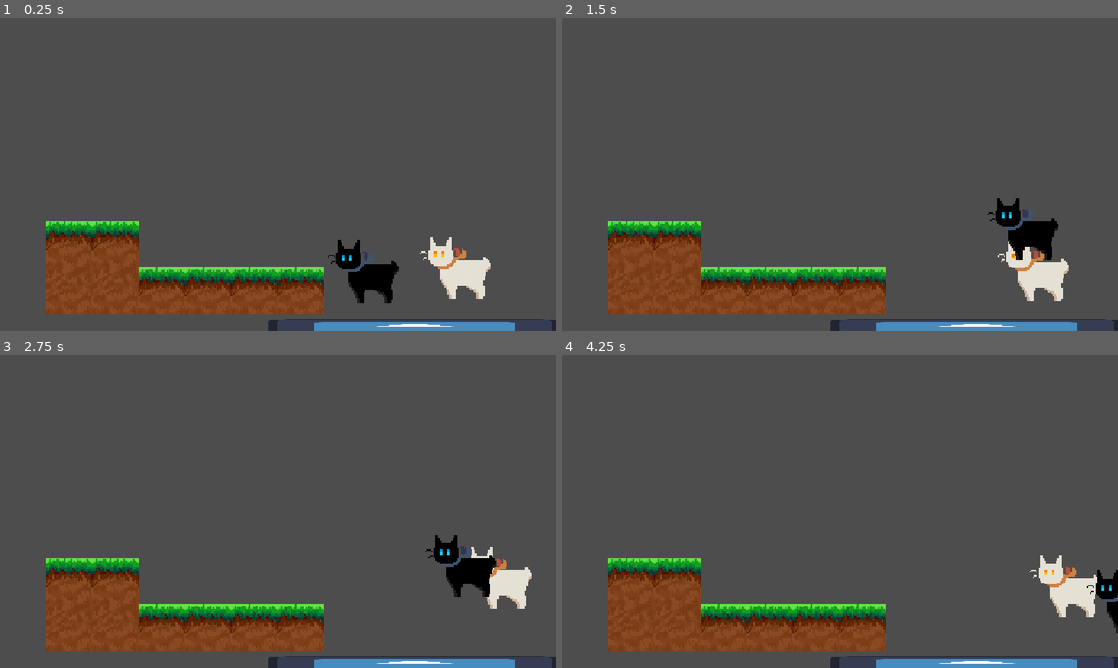
Above: before the commit, frames 1-4 (two rows, left to right).
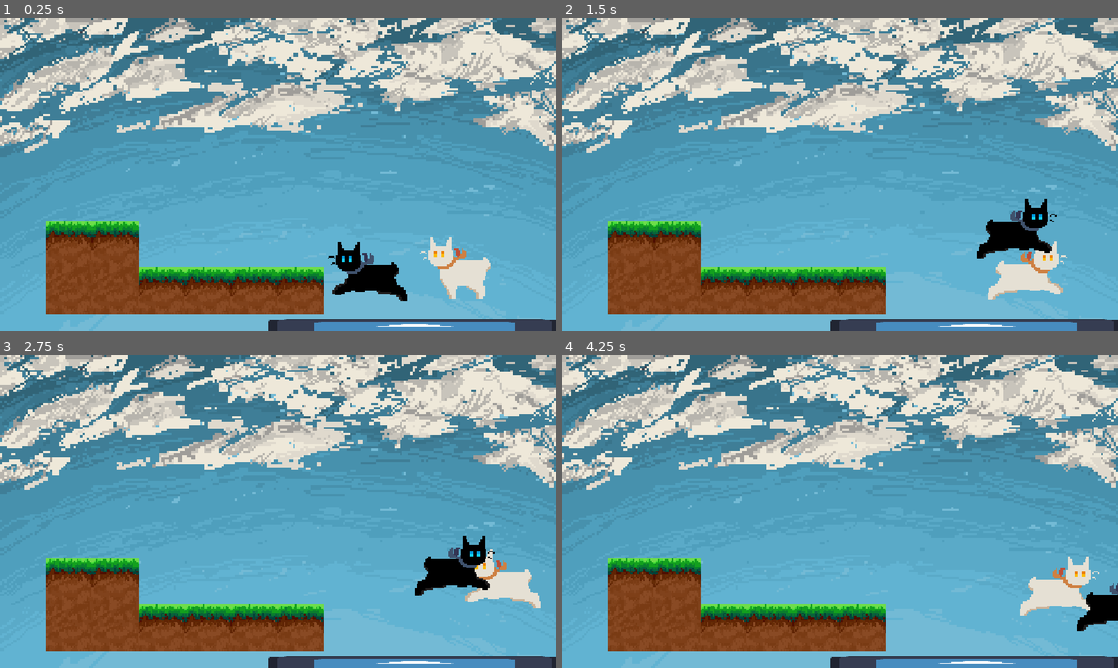
Above: after the commit, the same moments.

Repository: not-scarlet/HackHavenGame2026
Game: Godot game, scene res://scenes/MainLevel.tscn
Same seed, same stepped clock (60 frames per second), same inputs: the game is played once before the commit and once after it. The engine's default icon, where the game draws it, is replaced by a stand-in: a white triangle on a blue panel in a dark square.
Inputs:
- Up to frame 1 (0.25 s): no input
- Up to frame 2 (1.5 s): hold D (move_right) from 0.53 s (still down); tap W (jump) at 0.6, 0.77, 1.07 s; tap Q (SwapPlayer) at 1.35 s
- Up to frame 3 (2.75 s): tap W (jump) at 1.52, 1.55, 1.82, 2.1 s; release D (move_right) at 2.03 s; hold A (move_left) from 2.03 s (still down)
- Up to frame 4 (4.25 s): release A (move_left) at 2.78 s; hold D (move_right) from 2.78 s (still down); tap Q (SwapPlayer) at 2.85 s; tap W (jump) at 3.02, 3.05, 3.32, 3.6, 3.77, 4.07 s

The runs differ from the first frame. In frame 1, 86% of the frame differs, in the area x 0-100%, y 0-100%; in frame 2, 87%; in frame 3, 87%; in frame 4, 87%.

Commit message:
finish

Diff:
--- a/Player.tscn
+++ b/Player.tscn
@@ -11,6 +11,26 @@
 atlas = ExtResource("2_kpjcp")
 region = Rect2(256, 0, 256, 256)
 
+[sub_resource type="AtlasTexture" id="AtlasTexture_kpjcp"]
+atlas = ExtResource("2_kpjcp")
+region = Rect2(768, 0, 256, 256)
+
+[sub_resource type="AtlasTexture" id="AtlasTexture_tdg3f"]
+atlas = ExtResource("2_kpjcp")
+region = Rect2(256, 256, 256, 256)
+
+[sub_resource type="AtlasTexture" id="AtlasTexture_dtqjt"]
+atlas = ExtResource("2_kpjcp")
+region = Rect2(512, 256, 256, 256)
+
+[sub_resource type="AtlasTexture" id="AtlasTexture_5ncpa"]
+atlas = ExtResource("2_kpjcp")
+region = Rect2(768, 256, 256, 256)
+
+[sub_resource type="AtlasTexture" id="AtlasTexture_cxr5p"]
+atlas = ExtResource("2_kpjcp")
+region = Rect2(0, 256, 256, 256)
+
 [sub_resource type="SpriteFrames" id="SpriteFrames_kne1u"]
 animations = [{
 "frames": [{
@@ -23,6 +43,31 @@
 "loop": 1,
 "name": &"idle",
 "speed": 3.0
+}, {
+"frames": [{
+"duration": 1.0,
+"texture": SubResource("AtlasTexture_kpjcp")
+}],
+"loop": 1,
+"name": &"jump",
+"speed": 5.0
+}, {
+"frames": [{
+"duration": 1.0,
+"texture": SubResource("AtlasTexture_tdg3f")
+}, {
+"duration": 1.0,
+"texture": SubResource("AtlasTexture_dtqjt")
+}, {
+"duration": 1.0,
+"texture": SubResource("AtlasTexture_5ncpa")
+}, {
+"duration": 1.0,
+"texture": SubResource("AtlasTexture_cxr5p")
+}],
+"loop": 1,
+"name": &"walk",
+"speed": 5.0
 }]
 
 [sub_resource type="CircleShape2D" id="CircleShape2D_e80uo"]
@@ -35,8 +80,9 @@
 [node name="AnimatedSprite2D" type="AnimatedSprite2D" parent="." unique_id=1788471921]
 scale = Vector2(0.3, 0.3)
 sprite_frames = SubResource("SpriteFrames_kne1u")
-animation = &"idle"
+animation = &"walk"
 autoplay = "idle"
+frame_progress = 0.8803277
 
 [node name="CollisionShape2D2" type="CollisionShape2D" parent="." unique_id=906100173]
 position = Vector2(7.7999997, 5.400002)
--- a/scenes/MainLevel.tscn
+++ b/scenes/MainLevel.tscn
@@ -5,6 +5,7 @@
 [ext_resource type="Texture2D" uid="uid://blhd12rtwxa8o" path="res://assets/Sprites/white cat sheet (1).png" id="3_jsrw5"]
 [ext_resource type="Texture2D" uid="uid://l3lqww83la73" path="res://assets/Sprites/black cat sheet.png" id="4_jsrw5"]
 [ext_resource type="Texture2D" uid="uid://cpi5gawq46vke" path="res://assets/Sprites/the most basic tileset EVER (3).png" id="5_ykko5"]
+[ext_resource type="Texture2D" uid="uid://bjievtwjttnje" path="res://assets/background.png" id="6_yxyfn"]
 
 [sub_resource type="RectangleShape2D" id="RectangleShape2D_pxvb0"]
 size = Vector2(125, 120)
@@ -51,3 +52,8 @@
 tile_set = SubResource("TileSet_k3env")
 format = 2
 layer_0/tile_data = PackedInt32Array(131072, 1, 0, 196607, 1, 0, 196606, 1, 0, 196605, 1, 0, 131067, 1, 0, 196603, 1, 1, 196604, 1, 1, 131068, 1, 0)
+
+[node name="Sprite2D" type="Sprite2D" parent="." unique_id=1799250215]
+z_index = -1
+scale = Vector2(9, 9)
+texture = ExtResource("6_yxyfn")
--- a/scripts/Player.gd
+++ b/scripts/Player.gd
@@ -27,6 +27,7 @@
 
 	anim_sprite.sprite_frames = new_frames
 
+@onready var animated_sprite = $AnimatedSprite2D
 
 func _physics_process(delta: float) -> void:
 	if Input.is_action_just_pressed("SwapPlayer"):
@@ -41,9 +42,26 @@
 	if Input.is_action_just_pressed("jump") and is_on_floor():
 		velocity.y = JUMP_VELOCITY
 
-	# Get the input direction and handle the movement/deceleration.
-	# As good practice, you should replace UI actions with custom gameplay actions.
+	# Get the input direction: -1, 0, 1
 	var direction := Input.get_axis("move_left", "move_right")
+
+	#flip the sprite
+	if direction < 0:
+		animated_sprite.flip_h = false
+	elif direction > 0:
+		animated_sprite.flip_h = true
+
+	#play animation
+	if is_on_floor():
+		if direction == 0:
+			animated_sprite.play("idle")
+		else:
+			animated_sprite.play("walk")
+	else:
+		animated_sprite.play("jump")
+
+
+	#apply movement
 	if direction:
 		velocity.x = direction * SPEED
 	else:
Binary file added: assets/background.png
Not shown, added: assets/background.png.import
